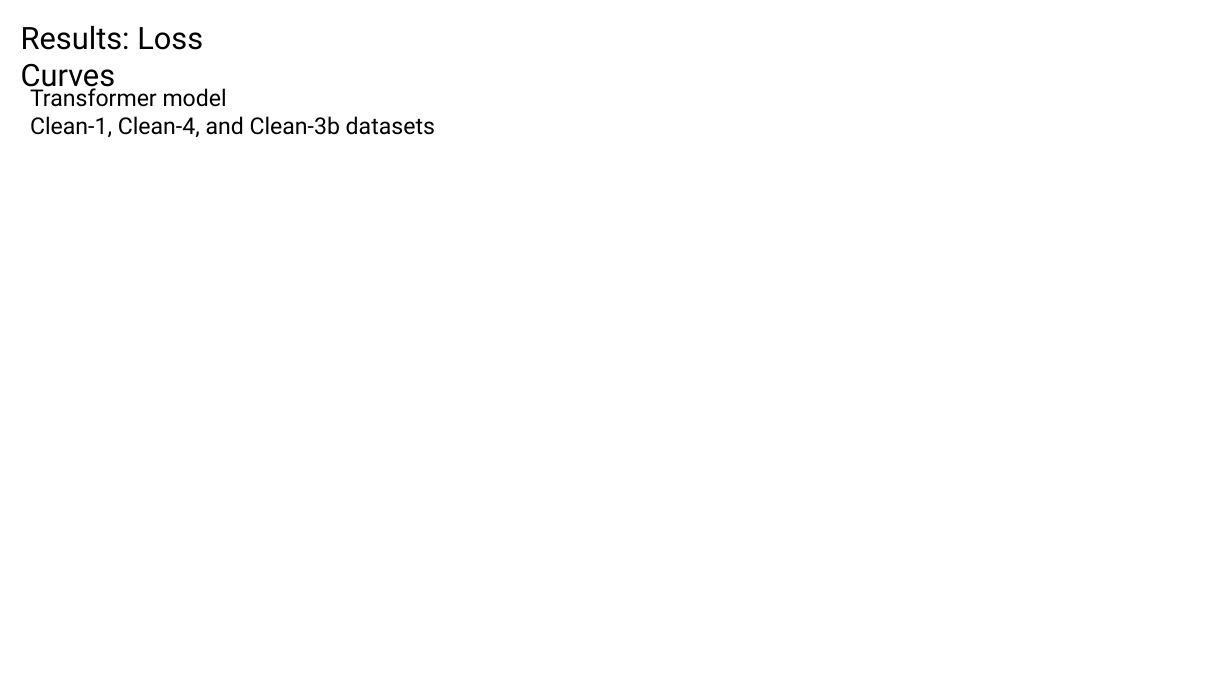
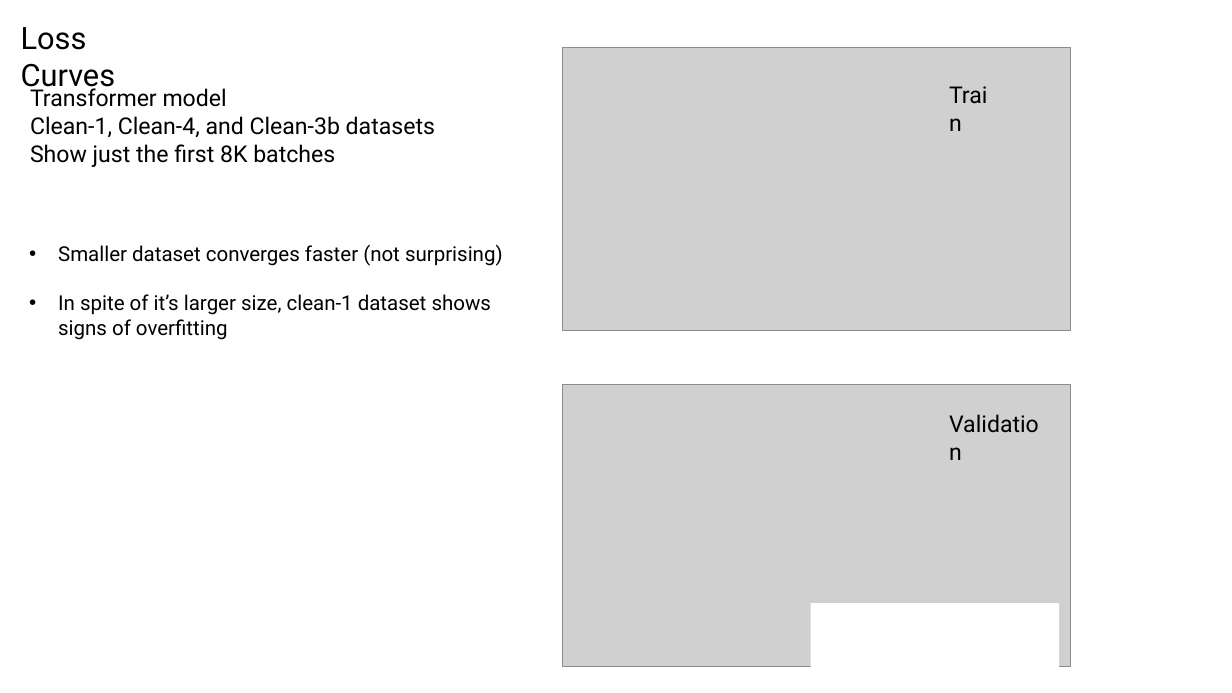
Before and after one commit to planaria158/BERT-antibody-antigen-binding-energy, a slide deck: slide 14 of Homework-aAlphaBio.pptx. Drawn at 1232x693 pixels with LibreOffice and Linux fonts; fonts in the diff are those of the drawing; grey boxes stand for pictures. Boxes give left, top, right and bottom in pixels: in the first picture for what was removed or moved away, otherwise in the second. Text is boxed around its words. In the diff, an @@ line names an element or a change of style, - is before the commit and + after.

Commit message:
slide deck readme

```diff
--- a/Homework-aAlphaBio.pptx
+++ b/Homework-aAlphaBio.pptx
@@ text at bbox=[21, 27, 116, 95]: text changed @@
-Results: Loss Curves
+Loss Curves
@@ picture added at bbox=[563, 48, 1071, 330] @@
@@ text added at bbox=[940, 76, 1006, 113], 18 pt, text #000000 @@
+Train
@@ text at bbox=[30, 144, 335, 167]: paragraph added @@
+Show just the first 8K batches
@@ text added at bbox=[58, 244, 503, 340], 16 pt, text #000000 @@
+• Smaller dataset converges faster (not surprising)
+• In spite of it’s larger size, clean-1 dataset shows signs of overfitting
@@ picture added at bbox=[563, 384, 1071, 666] @@
@@ text added at bbox=[940, 405, 1059, 442], 18 pt, text #000000 @@
+Validation
@@ rectangle added at bbox=[811, 604, 1059, 674], fill #FFFFFF @@
```
Also in this commit, not shown: 1 other file.
